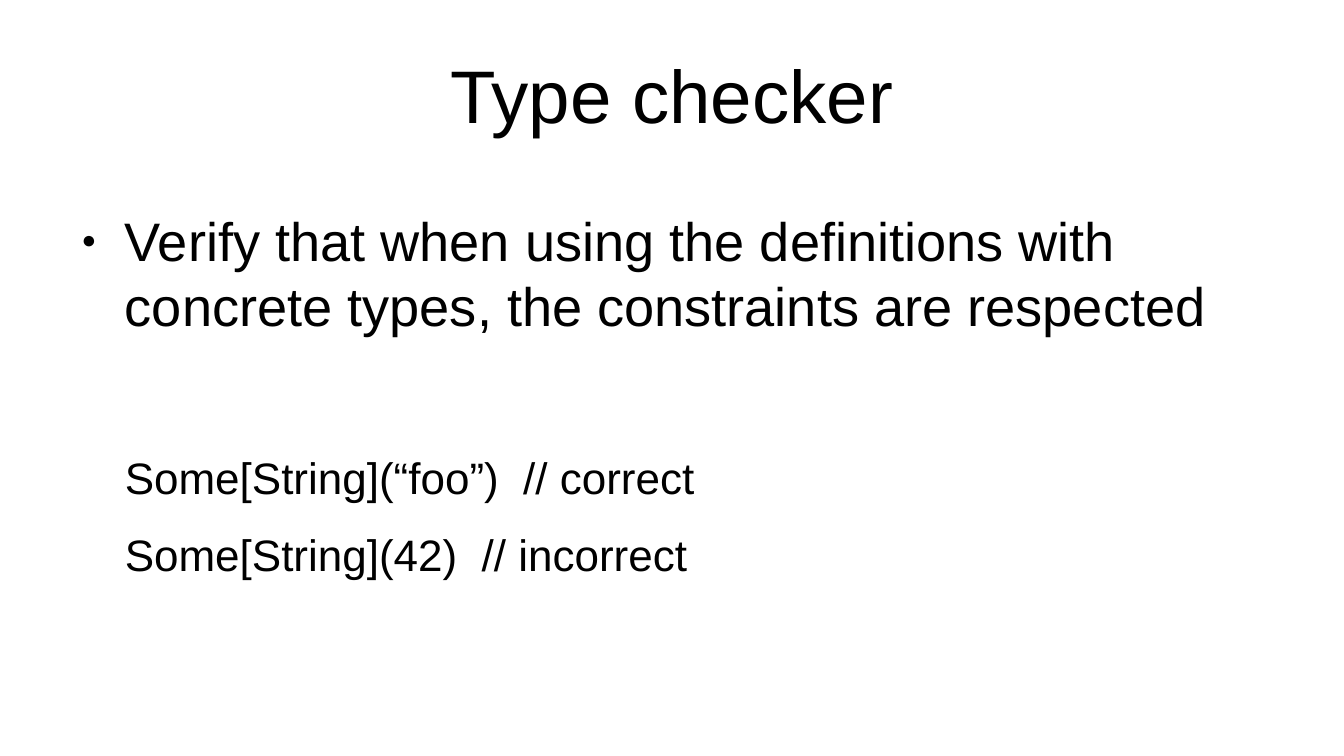
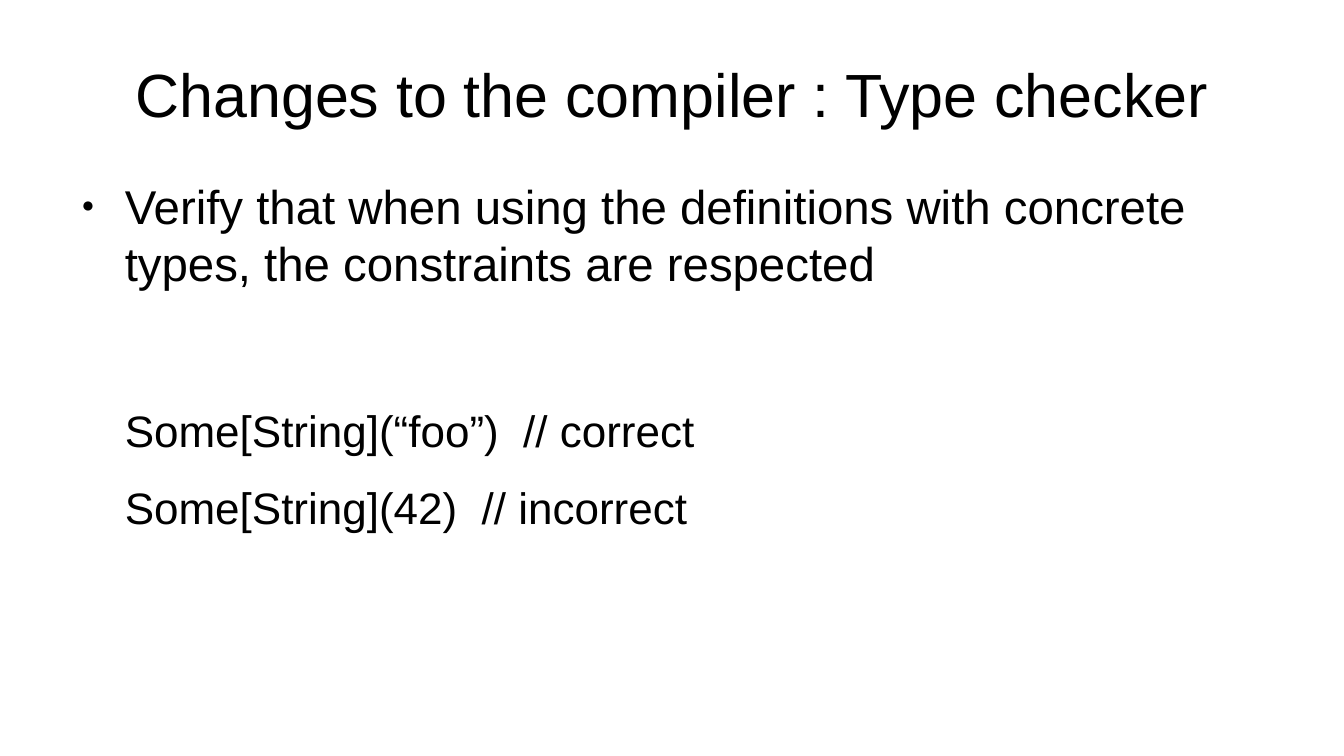
Before and after one commit to SFulpius/CLP-lab07, a slide deck: slide 8 of lab07_presentation.odp. Drawn at 1344x756 pixels with LibreOffice and Linux fonts; fonts in the diff are those of the drawing. Boxes give left, top, right and bottom in pixels: in the first picture for what was removed or moved away, otherwise in the second. Text is boxed around its words. In the diff, an @@ line names an element or a change of style, - is before the commit and + after.

```diff
--- a/lab07_presentation.odp
+++ b/lab07_presentation.odp
@@ title at (135,72,1207,128): text changed; size 44 to 36 pt @@
-Type checker
+Changes to the compiler : Type checker
@@ text "Verify that when using the ...": place and size @@
-text "Verify that when using the ..." at (125,221,1206,580)
+text "Verify that when using the ..." at (125,189,1186,533)
@@ text at (125,189,1186,290): size 32 to 28 pt in "Verify that when using the definitions with ..." @@
```
Also in this commit, not shown: 7 other slides changed, 1 other file.
